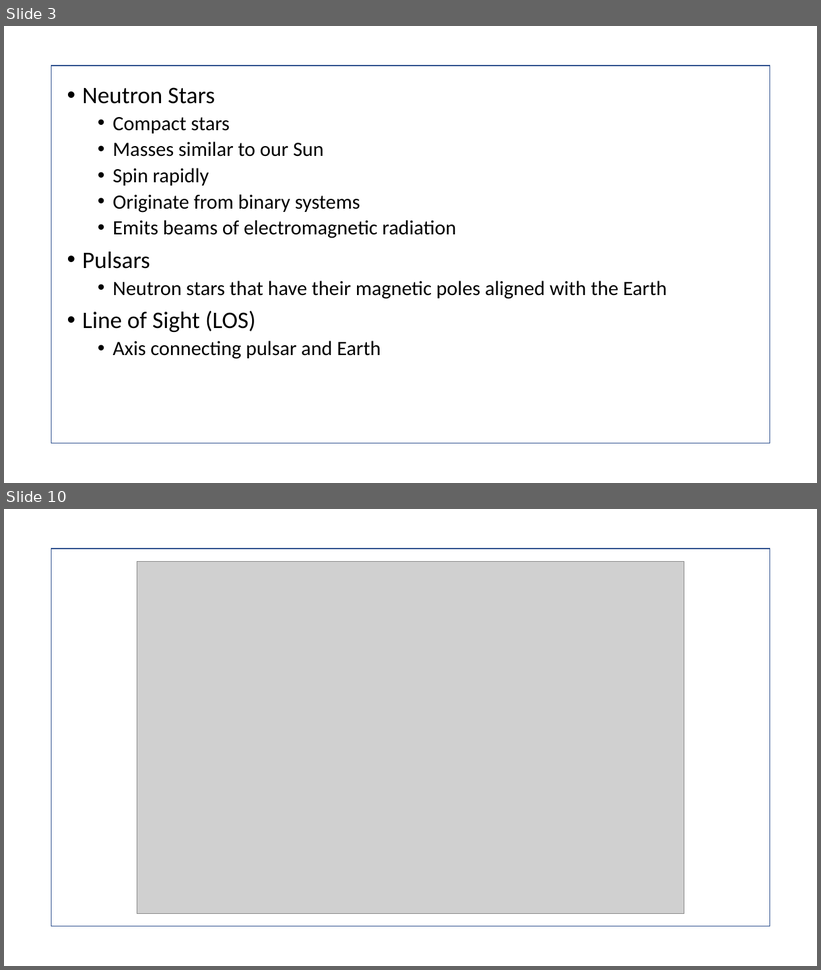
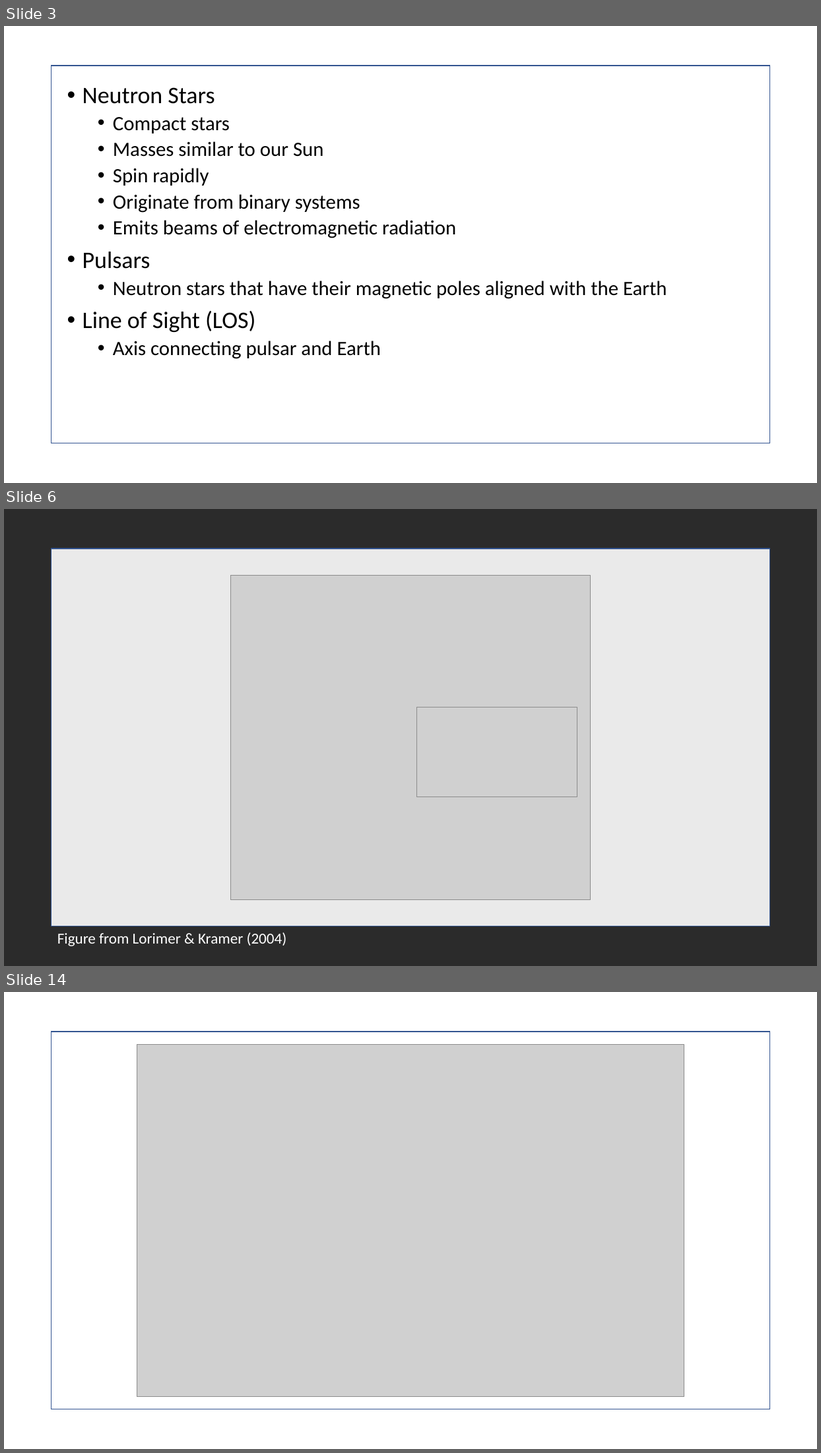
Before and after one commit to T-Rutt/presentation, a slide deck: The Shapiro Delay.pptx. Shown one above the other, each under a label of ours: slides 3 and 10 before the commit, slides 3, 6 and 14 after it; the slides between them are not shown. The pictures are 821x970 and 821x1453 pixels, drawn with LibreOffice and Linux fonts; fonts in the diff are those of the drawing; grey boxes stand for pictures; background and template pictures are left out; a plain dark background stands for a picture behind light text. Boxes give left, top, right and bottom in pixels: in the first picture for what was removed or moved away, otherwise in the second. Text is boxed around its words. In the diff, an @@ line names an element or a change of style, - is before the commit and + after.

```diff
--- a/The Shapiro Delay.pptx
+++ b/The Shapiro Delay.pptx
@@ slide 6 added at bbox=[4, 509, 817, 966], background picture (left out) @@
@@ rectangle added at bbox=[52, 549, 770, 927], fill #FFFFFF at 90% opacity, outline #325491 1 pt @@
@@ picture added at bbox=[231, 576, 591, 900] @@
@@ picture added at bbox=[417, 707, 578, 797] @@
@@ text added at bbox=[57, 933, 287, 947], 18 pt, text #FFFFFF @@
+Figure from Lorimer & Kramer (2004)
@@ what was slide 10 is now slide 14 @@
```
Also in this commit, not shown: 12 slides changed, 6 other slides added, 3 slides removed, 1 other file.
